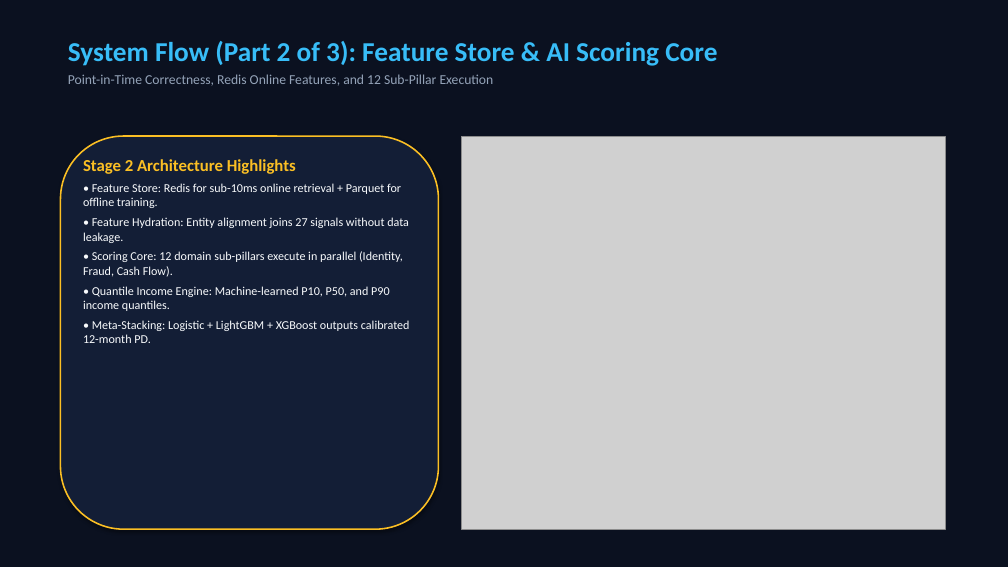
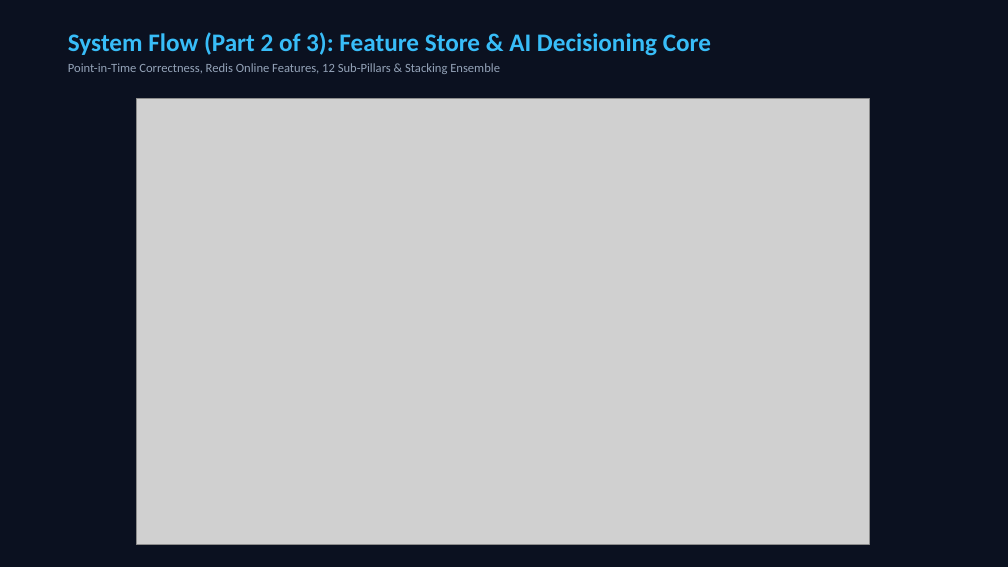
Before and after one commit to khayam1064/AI-CREDIT-SCORING, a slide deck: slide 4 of AI_Credit_Scoring_Conference_Master_Presentation.pptx. Drawn at 1008x567 pixels with LibreOffice and Linux fonts; fonts in the diff are those of the drawing; grey boxes stand for pictures. Boxes give left, top, right and bottom in pixels: in the first picture for what was removed or moved away, otherwise in the second. Text is boxed around its words. In the diff, an @@ line names an element or a change of style, - is before the commit and + after.

Commit message:
Dedicate clean full-screen flow diagrams across 3 presentation slides without text clutter

```diff
--- a/AI_Credit_Scoring_Conference_Master_Presentation.pptx
+++ b/AI_Credit_Scoring_Conference_Master_Presentation.pptx
@@ text at (68, 32, 711, 74): text changed; size 13 to 12 pt @@
-System Flow (Part 2 of 3): Feature Store & AI Scoring Core
-Point-in-Time Correctness, Redis Online Features, and 12 Sub-Pillar Execution
+System Flow (Part 2 of 3): Feature Store & AI Decisioning Core
+Point-in-Time Correctness, Redis Online Features, 12 Sub-Pillars & Stacking Ensemble
@@ picture: place and size @@
-picture at (461, 136, 945, 529)
+picture at (136, 98, 870, 544)
@@ rounded rectangle removed at (60, 136, 439, 529) @@
@@ text removed at (83, 159, 410, 343) @@
-Stage 2 Architecture Highlights
-• Feature Store: Redis for sub-10ms online retrieval + Parquet for offline training.
-• Feature Hydration: Entity alignment joins 27 signals without data leakage.
-• Scoring Core: 12 domain sub-pillars execute in parallel (Identity, Fraud, Cash Flow).
-• Quantile Income Engine: Machine-learned P10, P50, and P90 income quantiles.
-• Meta-Stacking: Logistic + LightGBM + XGBoost outputs calibrated 12-month PD.
```
Also in this commit, not shown: 15 other slides changed.
